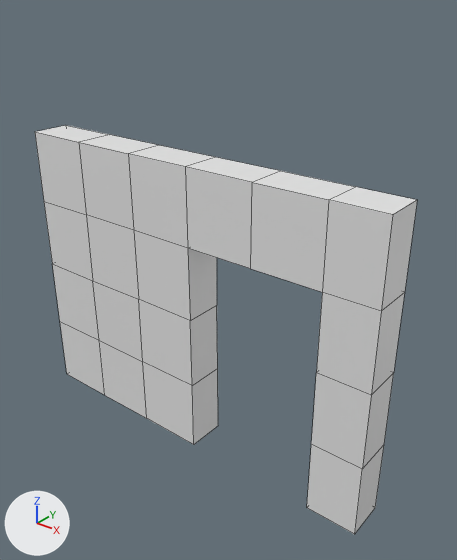
The FBX model Cor Umbra 2.0/Assets/_Dev/Jow/Objects/FBX_01/Arquitetura/SM_BLD_WALL_FRAME_02.fbx: old version first, new version second.
Camera for both pictures: a 50 mm lens placed at (3.68, -4.09, 4.48), pointed at (0.29, 0.15, 1.86). The lights are fixed; the arrows at lower left show +X, +Y and +Z. The first picture is the older version. Mesh edges are drawn as thin lines. Where no turn or scale is listed for an object, it has been applied to the vertices.

The first picture shows 'SM_BLD_WALL_FRAME_02'.
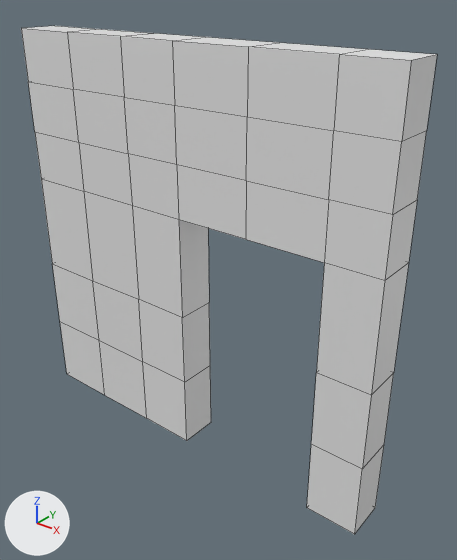
Pixel boxes (x1, y1, x2, y2) of what changed, in the pictures (457 x 560 px):
'SM_BLD_WALL_FRAME_02', reshaped (9% wider, 24% taller)
    before: (35, 125, 417, 534)
    after: (21, 26, 437, 534)
part 1 of me_plane_047, built on
    before: (35, 125, 417, 445)
    after: (21, 26, 437, 441)

Edits to the bpy script that builds the scene:
```text
Add mat_m_wall_01:
    mat_m_wall_01 = principled_material('M_WALL_01')
    mat_m_wall_01.base_color = (0.8, 0.8, 0.8)  # white #e7e7e7
Change me_plane_047:
    used by ob_sm_bld_wall_frame_02; location = (0.0, 0.0, 0.0)
    remove me_plane_047.from_pydata(...)  # 64 vertices, 62 faces; spans x -2.0..2.0, y -0.2..0.2, z 0.0..3.0
    add me_plane_047.from_pydata(...)  # 92 vertices, 90 faces; spans x -2.0..2.0, y -0.2..0.2, z 0.0..4.0
    me_plane_047 part 1
    6 faces are deleted
    10 vertices in x -2.0..2.0, y -0.2..0.2, z 2.25 move by (0.0, 0.0, 0.25)
    8 vertices in x 0.1, y -0.2..0.2, z 0.0..3.0 move by (-0.1, 0.0, 0.0)
    6 vertices move from x 0.1..0.8, y -0.2..0.2, z 2.25..3.0 to x 0.0..0.75, y -0.2..0.2, z 2.5..3.0
    14 new vertices lie (0.0, 0.0, 0.5) away from vertices in x -2.0..2.0, y -0.2..0.2, z 3.0
    14 new vertices lie (0.0, 0.0, 0.5) away from vertices in x -2.0..2.0, y -0.2..0.2, z 3.5
    34 new faces join them
    add me_plane_047.materials.append(mat_m_wall_01)  # white #e7e7e7
```
